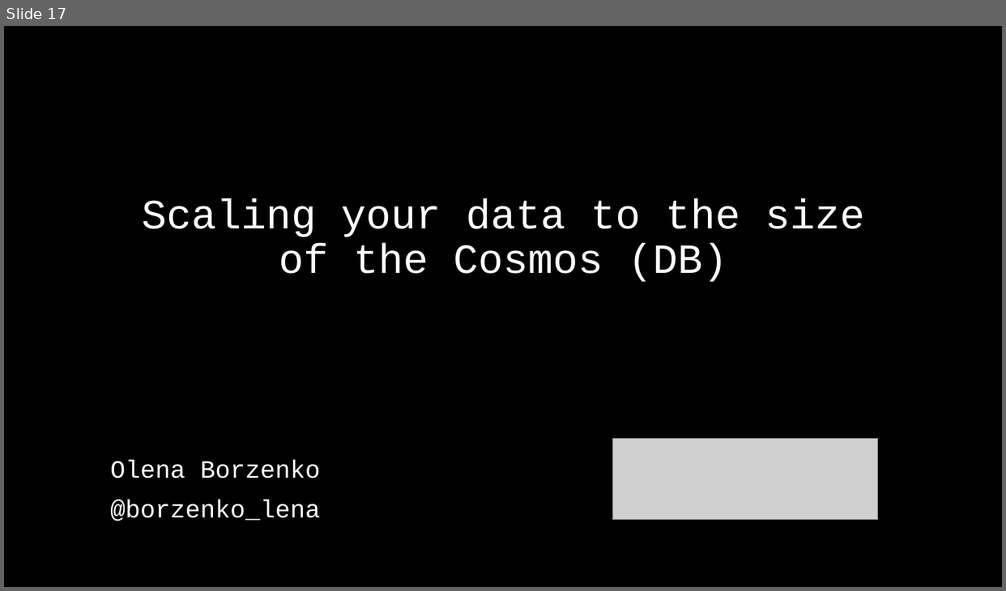
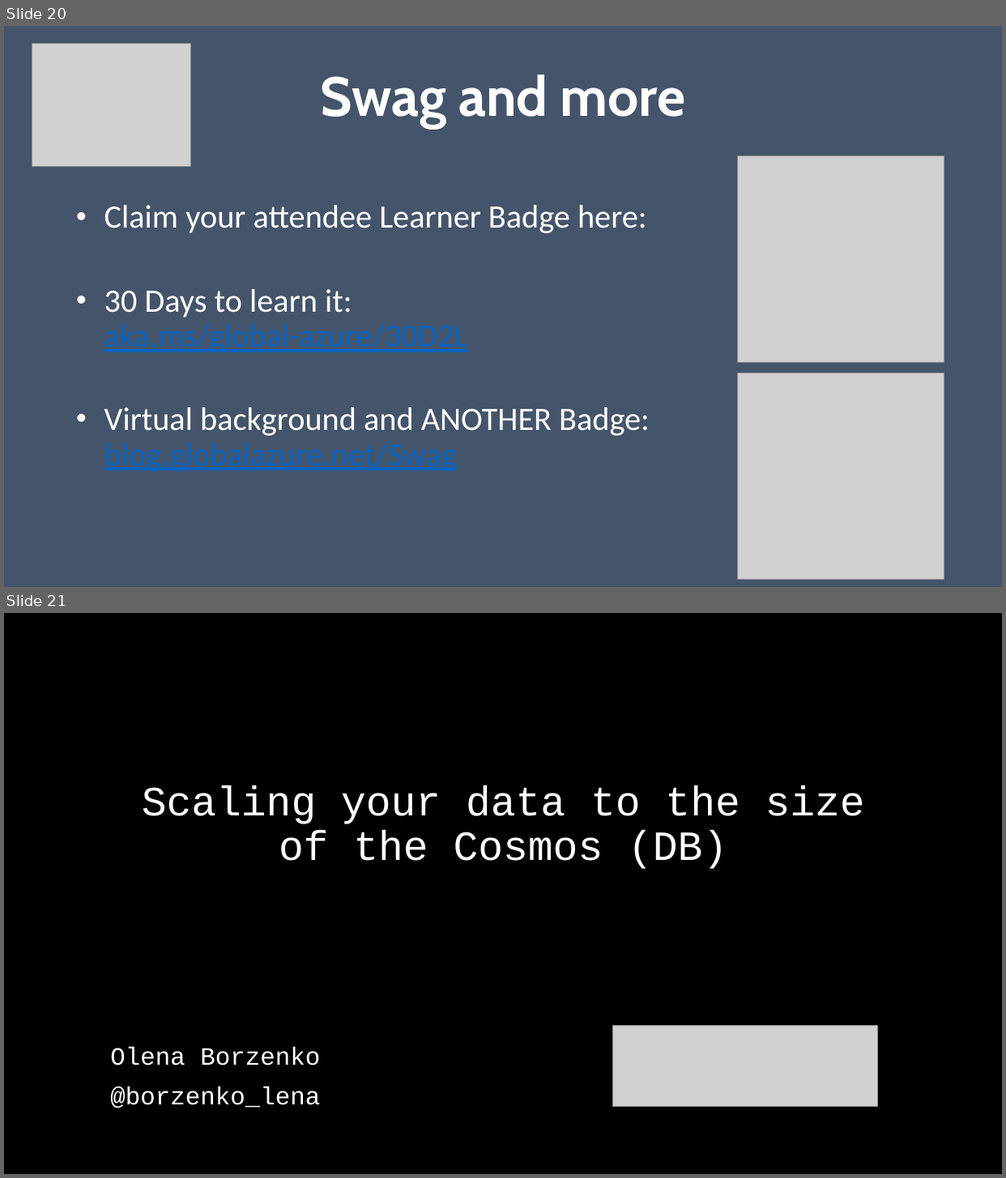
Before and after one commit to OlenaBorzenko/Presentations, a slide deck: ScalingYourDataToTheCosmos.pptx. Shown one above the other, each under a label of ours: slide 17 before the commit, slides 20 and 21 after it. The pictures are 1006x591 and 1006x1178 pixels, drawn with LibreOffice and Linux fonts; fonts in the diff are those of the drawing; grey boxes stand for pictures; background and template pictures are left out. Boxes give left, top, right and bottom in pixels: in the first picture for what was removed or moved away, otherwise in the second. Text is boxed around its words. In the diff, an @@ line names an element or a change of style, - is before the commit and + after.

```diff
--- a/ScalingYourDataToTheCosmos.pptx
+++ b/ScalingYourDataToTheCosmos.pptx
@@ slide 20 added at (4,26,1002,587), background picture (left out) @@
@@ picture added at (32,44,191,167) @@
@@ text added at (321,75,686,129), 52.9 pt, text #FFFFFF, bold @@
+Swag and more
@@ picture added at (738,156,944,363) @@
@@ text added at (104,205,650,472), 31.4 pt, text #FFFFFF @@
+• Claim your attendee Learner Badge here:
+• 30 Days to learn it: aka.ms/global-azure/30D2L
+• Virtual background and ANOTHER Badge: blog.globalazure.net/Swag
@@ picture added at (738,373,944,580) @@
@@ what was slide 17 is now slide 21 @@
```
Also in this commit, not shown: 9 slides changed, 9 other slides added, 6 slides removed.
